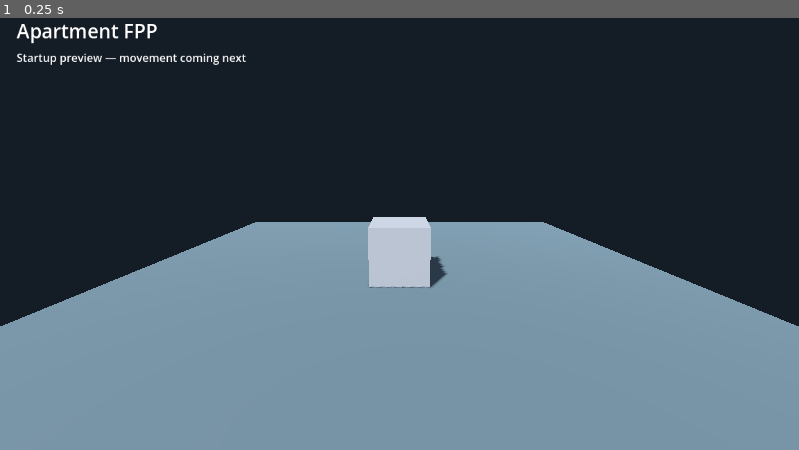
Above: before the commit, frame 1.
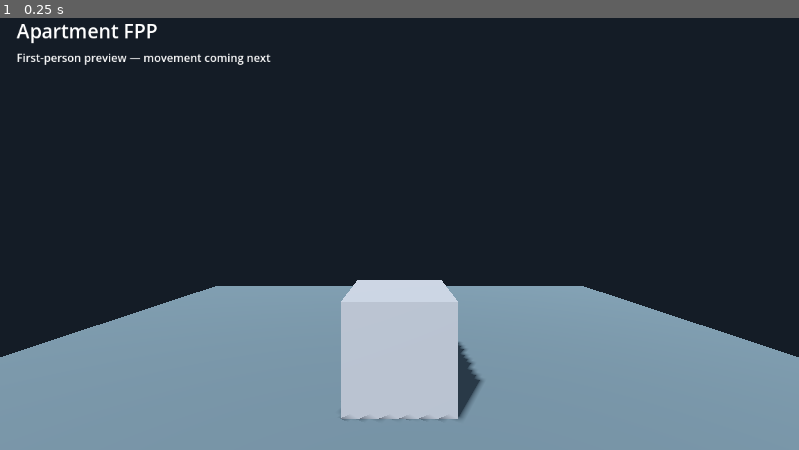
Above: after the commit, the same moment.

Repository: lwg1103/the-game-poc
Game: Godot game, scene res://scenes/main.tscn
The game is run twice, just before and just after one commit, with the same random seed, the same clock (stepped at 60 frames per second) and the same inputs.
Inputs:
- Up to frame 1 (0.25 s): no input

The runs differ from the first frame. In frame 1, 17% of the frame differs, in the area x 0-100%, y 8-94%.

Commit message:
Add player body gravity and eye-height camera (T04)

Diff:
--- a/scenes/main.tscn
+++ b/scenes/main.tscn
@@ -1,6 +1,10 @@
-[gd_scene load_steps=6 format=3]
+[gd_scene load_steps=8 format=3]
 
 [ext_resource type="PackedScene" path="res://ui/startup_overlay.tscn" id="1_overlay"]
+[ext_resource type="PackedScene" path="res://scenes/player.tscn" id="2_player"]
+
+[sub_resource type="BoxShape3D" id="Shape_floor"]
+size = Vector3(10, 0.2, 10)
 
 [sub_resource type="Environment" id="Environment_main"]
 background_mode = 1
@@ -30,6 +34,12 @@
 [node name="Floor" type="MeshInstance3D" parent="StartupPreview"]
 mesh = SubResource("Mesh_floor")
 
+[node name="FloorBody" type="StaticBody3D" parent="StartupPreview"]
+
+[node name="CollisionShape3D" type="CollisionShape3D" parent="StartupPreview/FloorBody"]
+position = Vector3(0, -0.1, 0)
+shape = SubResource("Shape_floor")
+
 [node name="ScaleMarker" type="MeshInstance3D" parent="StartupPreview"]
 position = Vector3(0, 0.5, 0)
 mesh = SubResource("Mesh_marker")
@@ -38,9 +48,7 @@
 rotation_degrees = Vector3(-50, -30, 0)
 shadow_enabled = true
 
-[node name="PreviewCamera" type="Camera3D" parent="."]
-position = Vector3(0, 2, 5)
-rotation_degrees = Vector3(-12, 0, 0)
-current = true
+[node name="Player" parent="." instance=ExtResource("2_player")]
+position = Vector3(0, 0.05, 3)
 
 [node name="StartupOverlay" parent="." instance=ExtResource("1_overlay")]
--- /dev/null
+++ b/scenes/player.tscn
@@ -0,0 +1,20 @@
+[gd_scene load_steps=3 format=3]
+
+[ext_resource type="Script" path="res://scripts/player.gd" id="1_player"]
+
+[sub_resource type="CapsuleShape3D" id="Shape_body"]
+radius = 0.3
+height = 1.8
+
+[node name="Player" type="CharacterBody3D"]
+floor_snap_length = 0.2
+script = ExtResource("1_player")
+
+[node name="BodyCollision" type="CollisionShape3D" parent="."]
+position = Vector3(0, 0.9, 0)
+shape = SubResource("Shape_body")
+
+[node name="Camera" type="Camera3D" parent="."]
+position = Vector3(0, 1.65, 0)
+current = true
+near = 0.05
--- /dev/null
+++ b/scripts/player.gd
@@ -0,0 +1,8 @@
+extends CharacterBody3D
+## Feet are the origin; the capsule and camera are offset above them.
+
+
+func _physics_process(delta: float) -> void:
+	if not is_on_floor():
+		velocity += get_gravity() * delta
+	move_and_slide()
--- /dev/null
+++ b/tests/player_test.gd
@@ -0,0 +1,40 @@
+extends SceneTree
+
+
+func _initialize() -> void:
+	call_deferred("run_test")
+
+
+func run_test() -> void:
+	var scene := load("res://scenes/main.tscn") as PackedScene
+	var world := scene.instantiate()
+	root.add_child(world)
+	var player := world.get_node_or_null("Player") as CharacterBody3D
+	if player == null:
+		fail("The main scene must contain a character body.")
+		return
+	player.position.y = 3.0
+	await create_timer(0.2, true, true).timeout
+	if player.position.y >= 3.0 or player.velocity.y >= 0.0:
+		fail("Gravity must move an airborne player downwards.")
+		return
+	await create_timer(1.5, true, true).timeout
+	if not player.is_on_floor() or absf(player.position.y) > 0.01:
+		fail("The player must land with feet at floor level.")
+		return
+	var landed_y := player.position.y
+	await create_timer(0.5, true, true).timeout
+	if absf(player.position.y - landed_y) > 0.001:
+		fail("The grounded player must remain stable.")
+		return
+	var camera := root.get_camera_3d()
+	if camera == null or not player.is_ancestor_of(camera) or absf(camera.global_position.y - 1.65) > 0.01:
+		fail("The active camera must follow the player at eye height.")
+		return
+	print("PASS: Gravity, landing, grounded stability and eye-height camera.")
+	quit(0)
+
+
+func fail(message: String) -> void:
+	push_error(message)
+	quit(1)
--- a/ui/startup_overlay.tscn
+++ b/ui/startup_overlay.tscn
@@ -15,4 +15,4 @@
 offset_top = 70.0
 offset_right = 560.0
 offset_bottom = 110.0
-text = "Startup preview — movement coming next"
+text = "First-person preview — movement coming next"
Not shown, added: scripts/player.gd.uid
Not shown, added: tests/player_test.gd.uid
Not shown, changed: docs/BACKLOG.md
